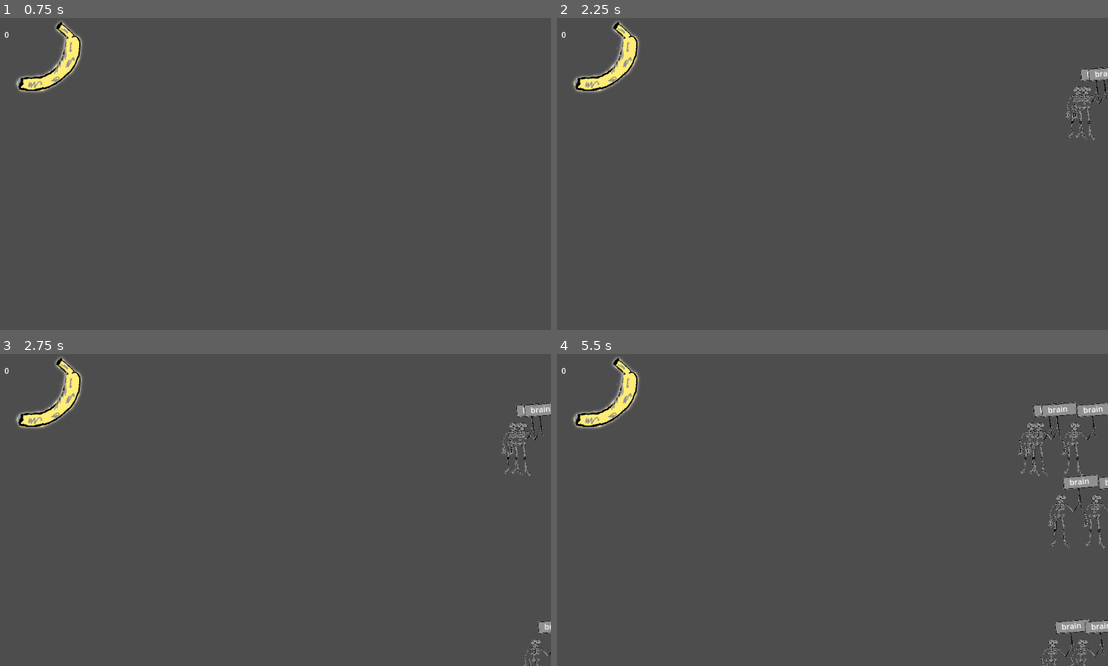
Above: before the commit, frames 1-4 (two rows, left to right).
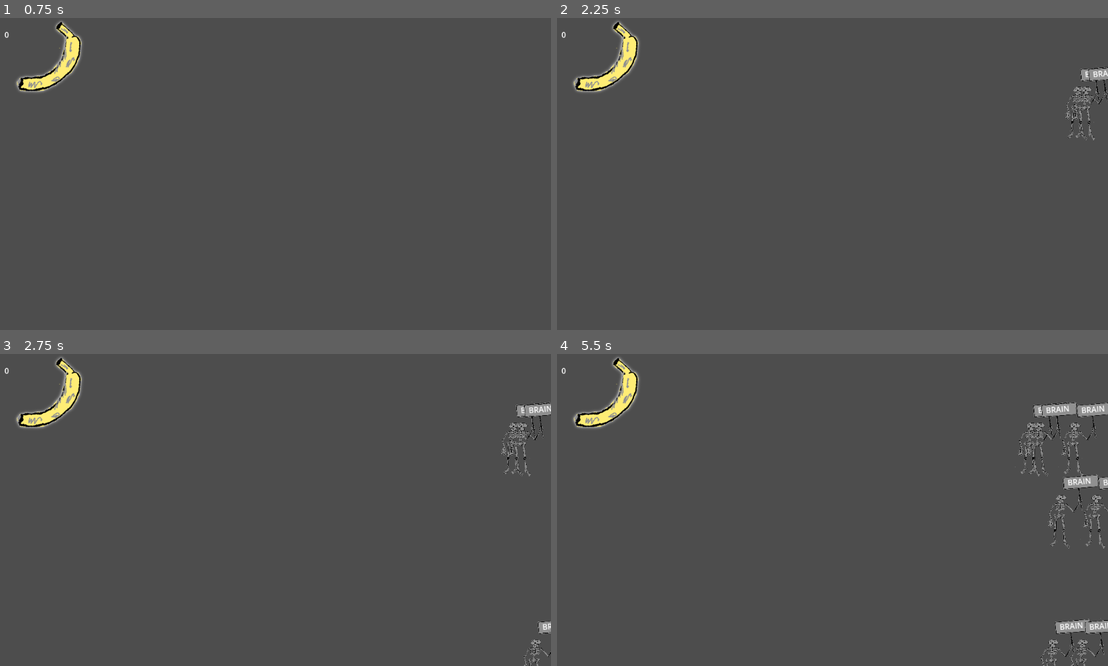
Above: after the commit, the same moments.

Repository: D0V4HKIIN/monkey-vs-zombies
Game: Godot game, scene res://main.tscn
The game is run twice, just before and just after one commit, with the same random seed, the same clock (stepped at 60 frames per second) and the same inputs.
Inputs:
- Up to frame 1 (0.75 s): tap Enter (enter) at 0.5, 0.6 s
- Up to frame 2 (2.25 s): tap Z (zombie) at 0.8, 1.35 s; tap Enter (enter) at 1.55, 2.1 s
- Up to frame 3 (2.75 s): tap Z (zombie) at 2.3 s
- Up to frame 4 (5.5 s): tap Z (zombie) at 2.85, 3.8, 4.35, 5.3 s; tap Enter (enter) at 3.05, 3.6, 4.55, 5.1 s

Frame 1 is identical in both runs. In frame 2, less than 0.1% of the frame differs, in the area x 95-100%, y 16-19%; in frame 3, less than 0.1%; in frame 4, 0.3%, in the area x 87-100%, y 16-89%.

Commit message:
write to kill zombie

Diff:
--- a/zombie.gd
+++ b/zombie.gd
@@ -2,7 +2,7 @@
 
 
 @export var SPEED = 30
-var word = "brain"
+var word = "BRAIN"
 var current = 1
 # Called when the node enters the scene tree for the first time.
 func _ready() -> void:
@@ -16,4 +16,14 @@
 	if event is InputEventKey:
 		if event.pressed && OS.get_keycode_string(event.physical_keycode) == word[current]:
 			current += 1
+			if current == word.length():
+				queue_free()
+			$SignText.text = "[center][b]"
+			for i in range(current):
+				$SignText.text += word[i]
+			$SignText.text += "[/b]"
+			for i in range(current, word.length()):
+				$SignText.text += word[i]
+
+			$SignText.text += "[/center]"
 			# text += OS.get_keycode_string(event.physical_keycode)
